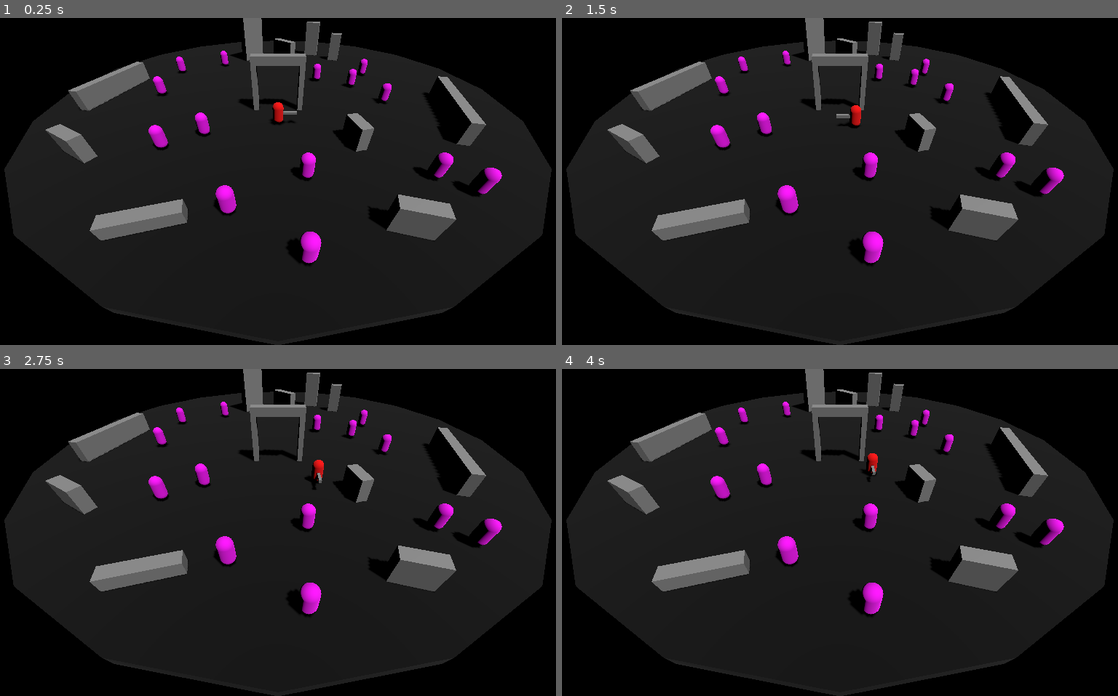
Above: before the commit, frames 1-4 (two rows, left to right).
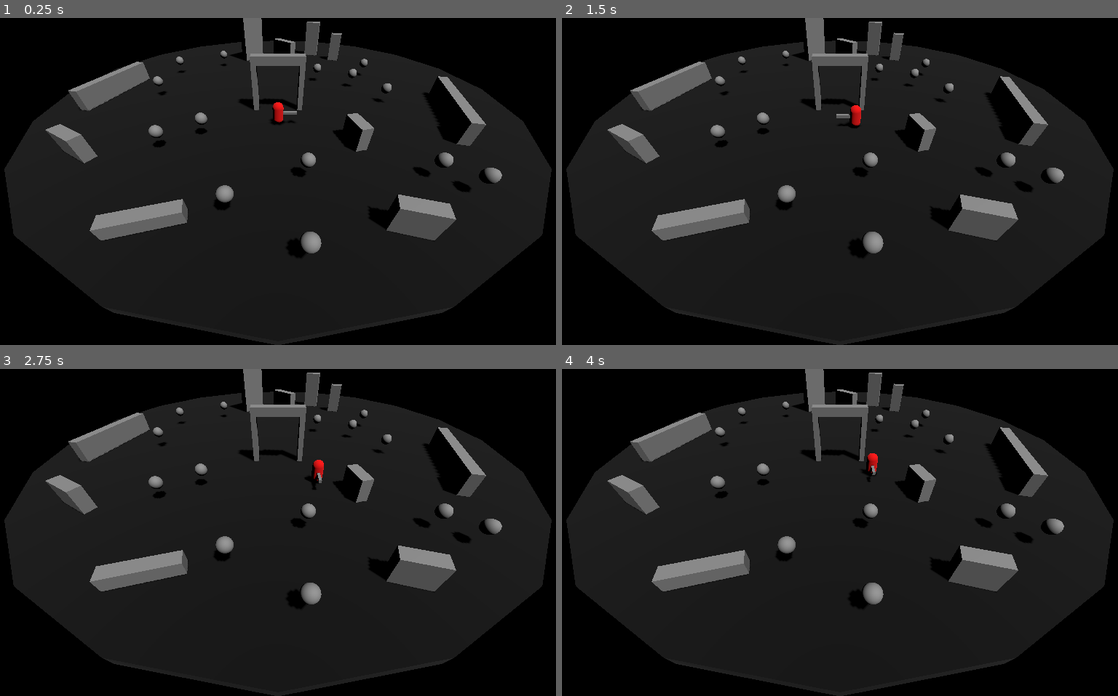
Above: after the commit, the same moments.

Repository: ralabate/salamander-sorcerer-remake
Game: Godot game, scene res://main.tscn
Two runs of this game, one before a commit and one after it. Both use one fixed random seed, a clock stepped at 60 frames per second and the inputs below.
Inputs:
- Up to frame 1 (0.25 s): no input
- Up to frame 2 (1.5 s): tap Enter (ui_accept) at 0.5, 0.77 s; hold Right (ui_right) 0.53-1.28 s; hold Down (ui_down) from 1.28 s (still down)
- Up to frame 3 (2.75 s): tap Enter (ui_accept) at 1.52 s; release Down (ui_down) at 2.03 s; hold Right (ui_right) from 2.03 s (still down)
- Up to frame 4 (4 s): release Right (ui_right) at 2.78 s; hold Up (ui_up) 2.78-3.53 s; tap Enter (ui_accept) at 3.02, 3.77 s; hold Left (ui_left) from 3.53 s (still down)

The runs differ from the first frame. In frame 1, 2.0% of the frame differs, in the area x 26-91%, y 10-76%; in frame 2, 2.0%; in frame 3, 2.0%; in frame 4, 2.0%.

Commit message:
adding spherical badguys and tweaking colliders

Diff:
--- a/salamander/badguy.tscn
+++ b/salamander/badguy.tscn
@@ -1,22 +1,18 @@
-[gd_scene load_steps=5 format=3 uid="uid://3ofau3e2i0v1"]
+[gd_scene load_steps=4 format=3 uid="uid://3ofau3e2i0v1"]
 
 [ext_resource type="Script" uid="uid://dynkr78qlsmhp" path="res://badguy.gd" id="1_lf2yb"]
 
 [sub_resource type="CapsuleShape3D" id="CapsuleShape3D_yljcb"]
 
-[sub_resource type="StandardMaterial3D" id="StandardMaterial3D_lf2yb"]
-albedo_color = Color(1, 0, 1, 1)
-
-[sub_resource type="CapsuleMesh" id="CapsuleMesh_apgvv"]
-material = SubResource("StandardMaterial3D_lf2yb")
+[sub_resource type="SphereMesh" id="SphereMesh_lf2yb"]
 
 [node name="Badguy" type="Area3D" groups=["badguys"]]
 script = ExtResource("1_lf2yb")
 
 [node name="CollisionShape3D" type="CollisionShape3D" parent="."]
-transform = Transform3D(1, 0, 0, 0, 1, 0, 0, 0, 1, 0, 1, 0)
+transform = Transform3D(1, 0, 0, 0, 1, 0, 0, 0, 1, 0, 1.0656738, 0)
 shape = SubResource("CapsuleShape3D_yljcb")
 
 [node name="MeshInstance3D" type="MeshInstance3D" parent="."]
-transform = Transform3D(1, 0, 0, 0, 1, 0, 0, 0, 1, 0, 1, 0)
-mesh = SubResource("CapsuleMesh_apgvv")
+transform = Transform3D(1, 0, 0, 0, 1, 0, 0, 0, 1, 0, 1.5, 0)
+mesh = SubResource("SphereMesh_lf2yb")
--- a/salamander/main.tscn
+++ b/salamander/main.tscn
@@ -29,89 +29,93 @@
 [node name="Camera3D" type="Camera3D" parent="."]
 transform = Transform3D(1, 0, 0, 0, 0.7071068, 0.7071068, 0, -0.7071068, 0.7071068, 0, 10.5, 26.5)
 
-[node name="Badguy" parent="." instance=ExtResource("2_0xm2m")]
+[node name="Badguys" type="Node" parent="."]
+
+[node name="Badguy" parent="Badguys" instance=ExtResource("2_0xm2m")]
 transform = Transform3D(1, 0, 0, 0, 1, 0, 0, 0, 1, -13.5, 0, -6)
 
-[node name="Badguy6" parent="." instance=ExtResource("2_0xm2m")]
+[node name="Badguy6" parent="Badguys" instance=ExtResource("2_0xm2m")]
 transform = Transform3D(1, 0, 0, 0, 1, 0, 0, 0, 1, -8, 0, -9)
 
-[node name="Badguy7" parent="." instance=ExtResource("2_0xm2m")]
+[node name="Badguy7" parent="Badguys" instance=ExtResource("2_0xm2m")]
 transform = Transform3D(1, 0, 0, 0, 1, 0, 0, 0, 1, -13.5, 0, 1.5)
 
-[node name="Badguy2" parent="." instance=ExtResource("2_0xm2m")]
+[node name="Badguy2" parent="Badguys" instance=ExtResource("2_0xm2m")]
 transform = Transform3D(1, 0, 0, 0, 1, 0, 0, 0, 1, -3, 0, 18.5)
 
-[node name="Badguy3" parent="." instance=ExtResource("2_0xm2m")]
+[node name="Badguy3" parent="Badguys" instance=ExtResource("2_0xm2m")]
 transform = Transform3D(1, 0, 0, 0, 1, 0, 0, 0, 1, 5, 0, -3)
 
-[node name="Badguy8" parent="." instance=ExtResource("2_0xm2m")]
+[node name="Badguy8" parent="Badguys" instance=ExtResource("2_0xm2m")]
 transform = Transform3D(1, 0, 0, 0, 1, 0, 0, 0, 1, 11.5, 0, -5)
 
-[node name="Badguy9" parent="." instance=ExtResource("2_0xm2m")]
+[node name="Badguy9" parent="Badguys" instance=ExtResource("2_0xm2m")]
 transform = Transform3D(1, 0, 0, 0, 1, 0, 0, 0, 1, 11.5, 0, 3.5)
 
-[node name="Badguy12" parent="." instance=ExtResource("2_0xm2m")]
+[node name="Badguy12" parent="Badguys" instance=ExtResource("2_0xm2m")]
 transform = Transform3D(1, 0, 0, 0, 1, 0, 0, 0, 1, 9, 0, -1)
 
-[node name="Badguy10" parent="." instance=ExtResource("2_0xm2m")]
+[node name="Badguy10" parent="Badguys" instance=ExtResource("2_0xm2m")]
 transform = Transform3D(1, 0, 0, 0, 1, 0, 0, 0, 1, -6.5, 0, 10)
 
-[node name="Badguy11" parent="." instance=ExtResource("2_0xm2m")]
+[node name="Badguy11" parent="Badguys" instance=ExtResource("2_0xm2m")]
 transform = Transform3D(1, 0, 0, 0, 1, 0, 0, 0, 1, -9.5, 0, 12)
 
-[node name="Badguy4" parent="." instance=ExtResource("2_0xm2m")]
+[node name="Badguy4" parent="Badguys" instance=ExtResource("2_0xm2m")]
 transform = Transform3D(1, 0, 0, 0, 1, 0, 0, 0, 1, 1.5, 0, 21.5)
 
-[node name="Badguy5" parent="." instance=ExtResource("2_0xm2m")]
+[node name="Badguy5" parent="Badguys" instance=ExtResource("2_0xm2m")]
 transform = Transform3D(1, 0, 0, 0, 1, 0, 0, 0, 1, 2, 0, 15.5)
 
-[node name="Badguy13" parent="." instance=ExtResource("2_0xm2m")]
+[node name="Badguy13" parent="Badguys" instance=ExtResource("2_0xm2m")]
 transform = Transform3D(1, 0, 0, 0, 1, 0, 0, 0, 1, 11, 0, 15.5)
 
-[node name="Badguy14" parent="." instance=ExtResource("2_0xm2m")]
+[node name="Badguy14" parent="Badguys" instance=ExtResource("2_0xm2m")]
 transform = Transform3D(1, 0, 0, 0, 1, 0, 0, 0, 1, 13, 0, 17)
 
-[node name="CSGBox3D7" type="CSGBox3D" parent="."]
+[node name="Level" type="Node3D" parent="."]
+
+[node name="CSGBox3D7" type="CSGBox3D" parent="Level"]
 transform = Transform3D(0.96592563, 0, -0.25881913, 0, 1, 0, 0.25881913, 0, 0.96592563, 16.883884, 1, 6.6161165)
 size = Vector3(1, 2, 10.5)
 
-[node name="CSGBox3D6" type="CSGBox3D" parent="."]
+[node name="CSGBox3D6" type="CSGBox3D" parent="Level"]
 transform = Transform3D(-0.9659257, 0, 0.25881904, 0, 1, 0, -0.25881904, 0, -0.9659257, -18.925447, 1, 0.90032005)
 size = Vector3(1, 2, 9.5)
 
-[node name="CSGBox3D4" type="CSGBox3D" parent="."]
+[node name="CSGBox3D4" type="CSGBox3D" parent="Level"]
 transform = Transform3D(0.5000001, 0, 0.8660254, 0, 1, 0, -0.8660254, 0, 0.5000001, -15.773051, 1, 12.873303)
 size = Vector3(1, 2, 3)
 
-[node name="CSGBox3D5" type="CSGBox3D" parent="."]
+[node name="CSGBox3D5" type="CSGBox3D" parent="Level"]
 transform = Transform3D(-0.7071067, 0, 0.7071068, 0, 1, 0, -0.7071068, 0, -0.7071067, -4.0729103, 3.5, -12.863404)
 size = Vector3(1, 7, 3.5)
 
-[node name="CSGBox3D13" type="CSGBox3D" parent="."]
+[node name="CSGBox3D13" type="CSGBox3D" parent="Level"]
 transform = Transform3D(0.7071069, 0, 0.70710665, 0, 1, 0, -0.70710665, 0, 0.7071069, 0.9270897, 1.5, -10.363404)
 size = Vector3(1, 3, 3.5)
 
-[node name="CSGBox3D8" type="CSGBox3D" parent="."]
+[node name="CSGBox3D8" type="CSGBox3D" parent="Level"]
 transform = Transform3D(-0.25881892, 0, 0.9659259, 0, 1, 0, -0.9659259, 0, -0.25881892, -7.589947, 0.5, 19.507187)
 size = Vector3(1, 1, 4.5)
 
-[node name="CSGBox3D10" type="CSGBox3D" parent="."]
+[node name="CSGBox3D10" type="CSGBox3D" parent="Level"]
 transform = Transform3D(0.9659259, 0, 0.2588189, 0, 1, 0, -0.2588189, 0, 0.9659259, 6.444127, 1, 11.2660055)
 size = Vector3(1, 2, 2.5)
 
-[node name="CSGBox3D11" type="CSGBox3D" parent="."]
+[node name="CSGBox3D11" type="CSGBox3D" parent="Level"]
 transform = Transform3D(-0.25881928, 0, -0.9659258, 0, 1, 0, 0.9659258, 0, -0.25881928, 7.444127, 1, 19.766006)
 size = Vector3(1, 2, 2.5)
 
-[node name="CSGBox3D9" type="CSGBox3D" parent="."]
+[node name="CSGBox3D9" type="CSGBox3D" parent="Level"]
 transform = Transform3D(0.2588191, 0, 0.96592563, 0, 1, 0, -0.96592563, 0, 0.2588191, 8.861263, 1.75, -12.122223)
 size = Vector3(1, 3.5, 1.5)
 
-[node name="CSGBox3D12" type="CSGBox3D" parent="."]
+[node name="CSGBox3D12" type="CSGBox3D" parent="Level"]
 transform = Transform3D(0.2588191, 0, 0.96592563, 0, 1, 0, -0.96592563, 0, 0.2588191, 5.6027446, 2.25, -15.057518)
 size = Vector3(1, 4.5, 2)
 
-[node name="Ground" type="CSGCylinder3D" parent="."]
+[node name="Ground" type="CSGCylinder3D" parent="Level"]
 transform = Transform3D(1, 0, 0, 0, 1, 0, 0, 0, 1, 0, -0.5, 0)
 use_collision = true
 radius = 25.0
@@ -119,13 +123,13 @@
 sides = 20
 material = SubResource("StandardMaterial3D_1bvp3")
 
-[node name="Archway" type="CSGCombiner3D" parent="."]
+[node name="Archway" type="CSGCombiner3D" parent="Level"]
 transform = Transform3D(1, 0, 0, 0, 1, 0, 0, 0, 1, 0, 2.5, 5)
 
-[node name="CSGBox3D" type="CSGBox3D" parent="Archway"]
+[node name="CSGBox3D" type="CSGBox3D" parent="Level/Archway"]
 size = Vector3(5, 5, 1)
 
-[node name="CSGBox3D2" type="CSGBox3D" parent="Archway"]
+[node name="CSGBox3D2" type="CSGBox3D" parent="Level/Archway"]
 transform = Transform3D(1, 0, 0, 0, 1, 0, 0, 0, 1, 0, -0.5, 0)
 operation = 2
 size = Vector3(4, 4.5, 1)
--- a/salamander/player.tscn
+++ b/salamander/player.tscn
@@ -14,6 +14,8 @@
 size = Vector3(1.5, 0.25, 0.25)
 
 [sub_resource type="CapsuleShape3D" id="CapsuleShape3D_4flbx"]
+radius = 0.203125
+height = 1.8642578
 
 [sub_resource type="Animation" id="Animation_onrkg"]
 length = 0.001
@@ -100,7 +102,7 @@
 unique_name_in_owner = true
 
 [node name="CollisionShape3D" type="CollisionShape3D" parent="Visual/SwordPivot/Sword/SwordArea"]
-transform = Transform3D(-4.371139e-08, 1, 0, -1, -4.371139e-08, 0, 0, 0, 1, 0, 0, 0)
+transform = Transform3D(-4.371139e-08, 1, 0, -1, -4.371139e-08, 0, 0, 0, 1, -0.067871094, 0, 0)
 shape = SubResource("CapsuleShape3D_4flbx")
 disabled = true
 
